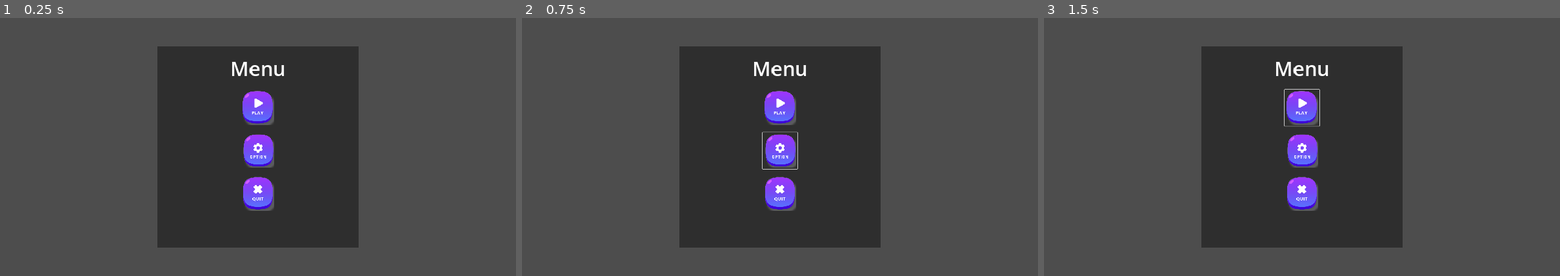
Above: before the commit, frames 1-3 (left to right).
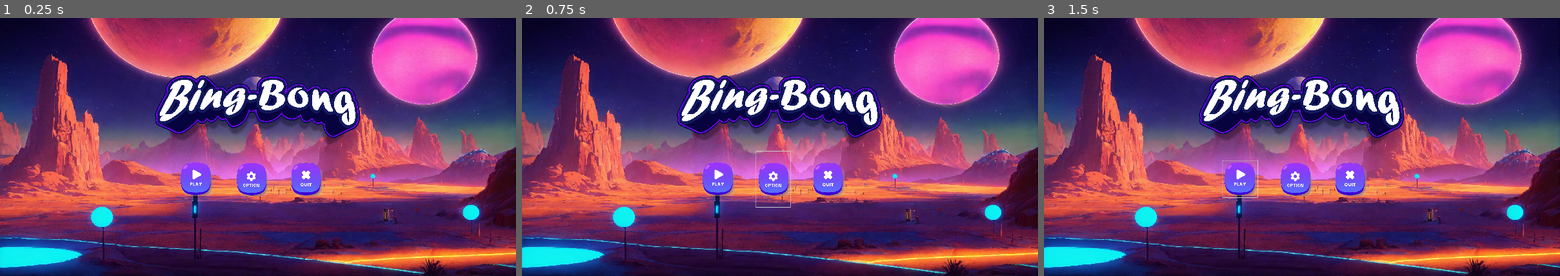
Above: after the commit, the same moments.

Repository: Habimana38/GAMEJAM2024
Game: Godot game, scene res://Interface/MainMenu.tscn
The game is run twice, just before and just after one commit, with the same random seed, the same clock (stepped at 60 frames per second) and the same inputs. This scene is started directly instead of the project's main scene.
Inputs (mouse positions are in pixels of both pictures, inside the frame that each line leads up to; where the layout moved, square brackets give the same spot in the first picture):
- Up to frame 1 (0.25 s): no input
- Up to frame 2 (0.75 s): click (774, 177) [780, 149] at 0.5 s
- Up to frame 3 (1.5 s): click (1240, 177) [1302, 108] at 1.25 s

The runs differ from the first frame. In frame 1, 100% of the frame differs, in the area x 0-100%, y 0-100%; in frame 2, 100%; in frame 3, 100%.

Commit message:
MainMenu

Diff:
--- a/Interface/MainMenu.tscn
+++ b/Interface/MainMenu.tscn
@@ -1,9 +1,11 @@
-[gd_scene load_steps=5 format=3 uid="uid://ccdfdrmmyfxq7"]
+[gd_scene load_steps=7 format=3 uid="uid://ccdfdrmmyfxq7"]
 
 [ext_resource type="Theme" uid="uid://drgbriahi2tdu" path="res://Interface/Themes/theme.tres" id="1_8vtm0"]
 [ext_resource type="Texture2D" uid="uid://b40xfmytwf7qs" path="res://Interface/Links/Button/Play.png" id="2_n6st0"]
+[ext_resource type="Texture2D" uid="uid://doidwpxgepuss" path="res://Interface/Links/Logo.png" id="3_f0vix"]
 [ext_resource type="Texture2D" uid="uid://gbsgct284ipn" path="res://Interface/Links/Button/Option.png" id="3_on33w"]
 [ext_resource type="Texture2D" uid="uid://b0nc8w5cdawt2" path="res://Interface/Links/Button/Quit.png" id="4_aona6"]
+[ext_resource type="Texture2D" uid="uid://b2in4v65ts0iw" path="res://Interface/Links/menu fond.jpg" id="5_5khni"]
 
 [node name="MainMenu" type="Control"]
 layout_mode = 3
@@ -13,41 +15,61 @@
 grow_horizontal = 2
 grow_vertical = 2
 
-[node name="PanelContainer" type="PanelContainer" parent="."]
+[node name="TextureRect" type="TextureRect" parent="."]
+layout_mode = 1
+anchors_preset = 15
+anchor_right = 1.0
+anchor_bottom = 1.0
+grow_horizontal = 2
+grow_vertical = 2
+texture = ExtResource("5_5khni")
+expand_mode = 3
+
+[node name="Label" type="TextureRect" parent="."]
+clip_contents = true
 layout_mode = 1
 anchors_preset = 8
 anchor_left = 0.5
 anchor_top = 0.5
 anchor_right = 0.5
 anchor_bottom = 0.5
-offset_left = -400.0
-offset_top = -400.0
-offset_right = 400.0
-offset_bottom = 400.0
+offset_left = -634.0
+offset_top = -372.0
+offset_right = 636.0
+offset_bottom = 33.0
 grow_horizontal = 2
 grow_vertical = 2
-
-[node name="MarginContainer" type="MarginContainer" parent="PanelContainer"]
-layout_mode = 2
-theme_override_constants/margin_top = 30
-
-[node name="Label" type="Label" parent="PanelContainer/MarginContainer"]
-clip_contents = true
-layout_mode = 2
 size_flags_horizontal = 4
 size_flags_vertical = 0
 theme = ExtResource("1_8vtm0")
-text = "Menu"
-horizontal_alignment = 1
+texture = ExtResource("3_f0vix")
+expand_mode = 1
 
-[node name="VBoxContainer" type="VBoxContainer" parent="PanelContainer/MarginContainer"]
+[node name="MarginContainer" type="MarginContainer" parent="."]
+layout_mode = 1
+anchors_preset = 8
+anchor_left = 0.5
+anchor_top = 0.5
+anchor_right = 0.5
+anchor_bottom = 0.5
+offset_left = -394.0
+offset_top = -12.0
+offset_right = 406.0
+offset_bottom = 238.0
+grow_horizontal = 2
+grow_vertical = 2
+theme_override_constants/margin_left = 0
+theme_override_constants/margin_top = 30
+
+[node name="MarginContainer" type="MarginContainer" parent="MarginContainer"]
 layout_mode = 2
-size_flags_horizontal = 4
-size_flags_vertical = 4
-theme_override_constants/separation = 25
-alignment = 1
+theme_override_constants/margin_left = 80
 
-[node name="Play" type="Button" parent="PanelContainer/MarginContainer/VBoxContainer"]
+[node name="HBoxContainer" type="HBoxContainer" parent="MarginContainer/MarginContainer"]
+layout_mode = 2
+theme_override_constants/separation = 80
+
+[node name="Play" type="Button" parent="MarginContainer/MarginContainer/HBoxContainer"]
 layout_mode = 2
 size_flags_horizontal = 4
 size_flags_vertical = 4
@@ -56,7 +78,7 @@
 flat = true
 icon_alignment = 1
 
-[node name="Option" type="Button" parent="PanelContainer/MarginContainer/VBoxContainer"]
+[node name="Option" type="Button" parent="MarginContainer/MarginContainer/HBoxContainer"]
 layout_mode = 2
 theme = ExtResource("1_8vtm0")
 button_mask = 0
@@ -64,7 +86,7 @@
 flat = true
 icon_alignment = 1
 
-[node name="Quit" type="Button" parent="PanelContainer/MarginContainer/VBoxContainer"]
+[node name="Quit" type="Button" parent="MarginContainer/MarginContainer/HBoxContainer"]
 layout_mode = 2
 theme = ExtResource("1_8vtm0")
 icon = ExtResource("4_aona6")
--- a/Interface/UIGame.tscn
+++ b/Interface/UIGame.tscn
@@ -44,16 +44,6 @@
 
 [node name="MainUI" parent="." instance=ExtResource("5_364iq")]
 
-[node name="Player1" parent="MainUI/PanelContainer/MarginContainer" index="0" node_paths=PackedStringArray("gm")]
-text = "0"
-gm = NodePath("../../../../GameManager")
-
-[node name="TimerUI" parent="MainUI/PanelContainer/MarginContainer" index="1" node_paths=PackedStringArray("gm")]
-gm = NodePath("../../../../GameManager")
-
-[node name="player2" parent="MainUI/PanelContainer/MarginContainer" index="2" node_paths=PackedStringArray("gm")]
-gm = NodePath("../../../../GameManager")
-
 [node name="GameManager" parent="." instance=ExtResource("6_pu278")]
 
 [editable path="MainUI"]
Binary file added: Interface/Links/Logo.png
Not shown, added: Interface/Links/Logo.png.import
Binary file added: Interface/Links/menu fond.jpg
Not shown, added: Interface/Links/menu fond.jpg.import
